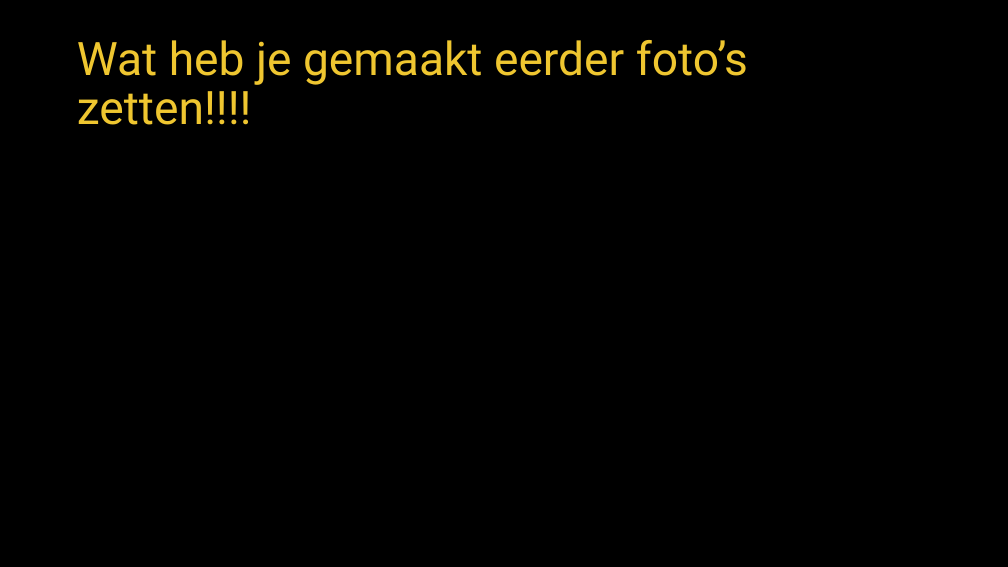
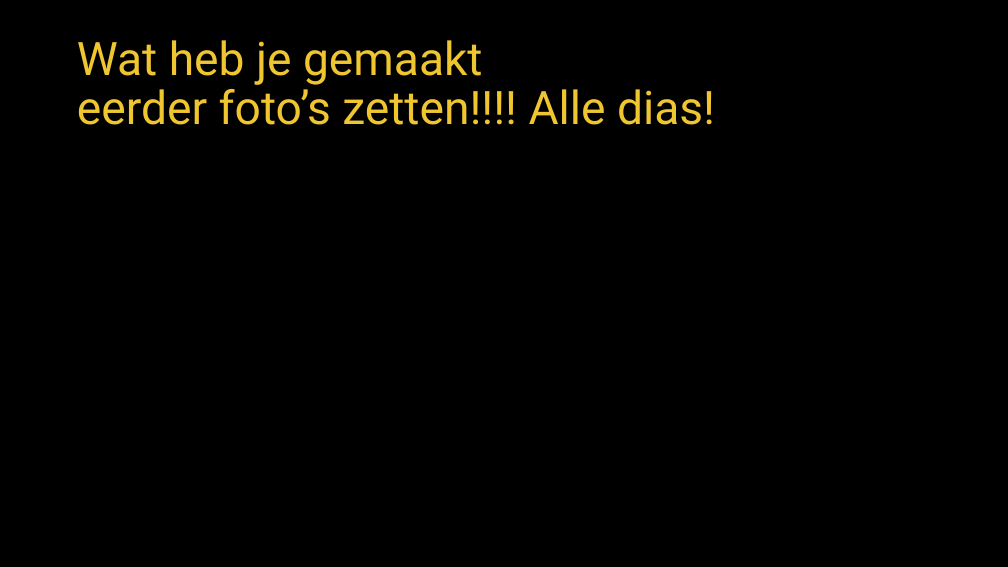
Before and after one commit to JiskaBaeten/EindwerkJB, a slide deck: slide 2 of Kusomari presentatie.pptx. Drawn at 1008x567 pixels with LibreOffice and Linux fonts; fonts in the diff are those of the drawing; background and template pictures are left out. Boxes give left, top, right and bottom in pixels: in the first picture for what was removed or moved away, otherwise in the second. Text is boxed around its words. In the diff, an @@ line names an element or a change of style, - is before the commit and + after.

```diff
--- a/Kusomari presentatie.pptx
+++ b/Kusomari presentatie.pptx
@@ title at [77,40,715,125]: text changed @@
-Wat heb je gemaakt eerder foto’s zetten!!!!
+Wat heb je gemaakt
+eerder foto’s zetten!!!! Alle dias!
```
Also in this commit, not shown: 2 other slides changed, 1 slide added, 2 other files.
